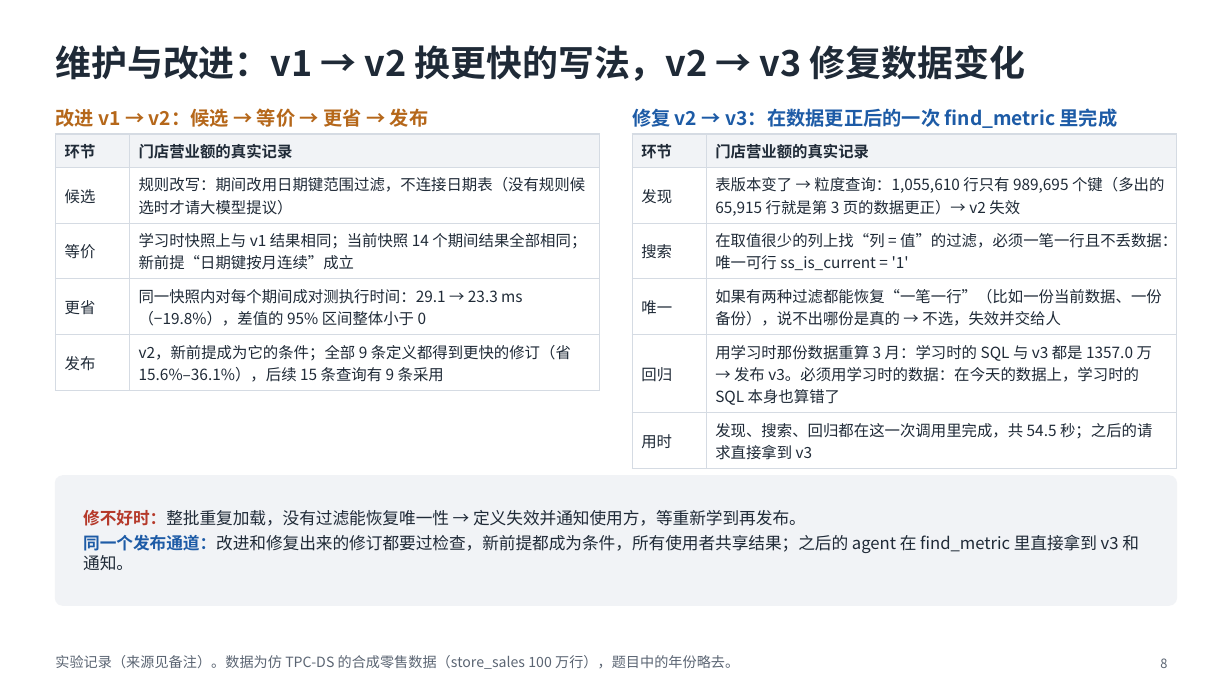
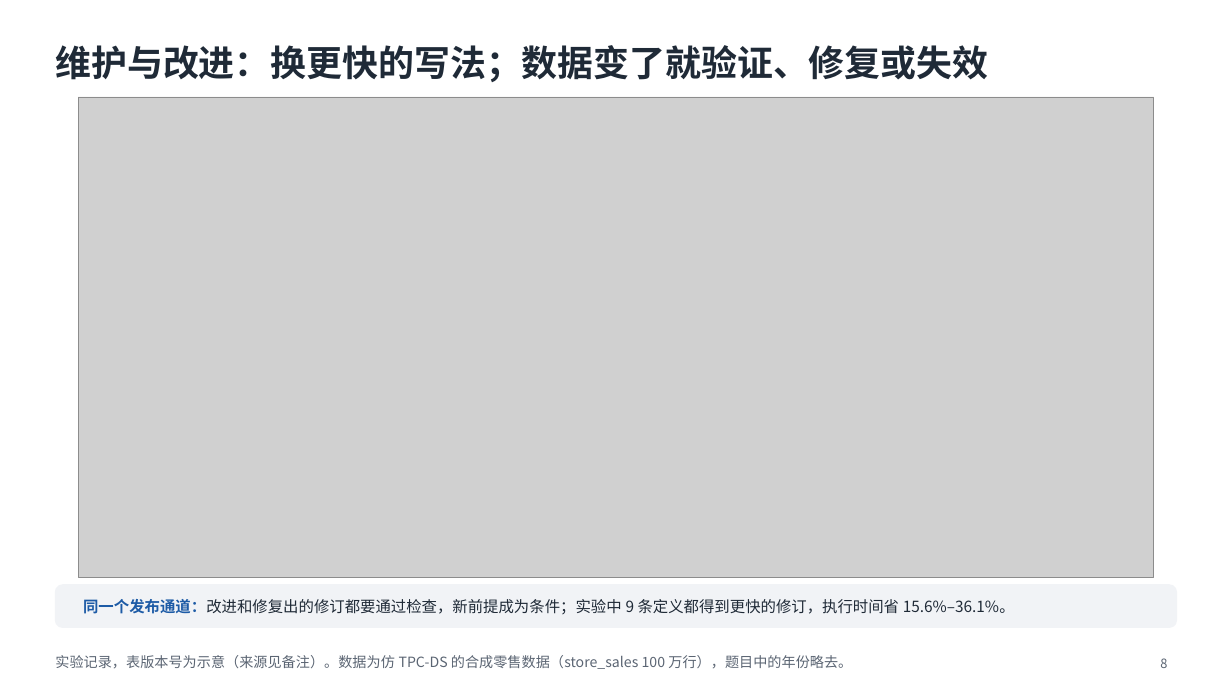
Before and after one commit to mmmttt000045/agent4db-adapter, a slide deck: slide 8 of docs/mavra-system.pptx. Drawn at 1232x693 pixels with LibreOffice and Linux fonts; fonts in the diff are those of the drawing; grey boxes stand for pictures. Boxes give left, top, right and bottom in pixels: in the first picture for what was removed or moved away, otherwise in the second. Text is boxed around its words. In the diff, an @@ line names an element or a change of style, - is before the commit and + after.

```diff
--- a/docs/mavra-system.pptx
+++ b/docs/mavra-system.pptx
@@ title at <box>55,45,988,82</box>: text changed @@
-维护与改进：v1 → v2 换更快的写法，v2 → v3 修复数据变化
+维护与改进：换更快的写法；数据变了就验证、修复或失效
@@ text removed at <box>55,108,428,127</box> @@
-改进 v1 → v2：候选 → 等价 → 更省 → 发布
@@ picture added at <box>79,97,1154,578</box> @@
@@ text removed at <box>632,108,1118,128</box> @@
-修复 v2 → v3：在数据更正后的一次 find_metric 里完成
@@ table removed at <box>55,134,600,386</box>, 5 rows, 2 columns @@
-环节 | 门店营业额的真实记录
-候选 | 规则改写：期间改用日期键范围过滤，不连接日期表（没有规则候选时才请大模型提议）
-等价 | 学习时快照上与 v1 结果相同；当前快照 14 个期间结果全部相同；新前提“日期键按月连续”成立
-更省 | 同一快照内对每个期间成对测执行时间：29.1 → 23.3 ms（−19.8%），差值的 95% 区间整体小于 0
-发布 | v2，新前提成为它的条件；全部 9 条定义都得到更快的修订（省 15.6%–36.1%），后续 15 条查询有 9 条采用
@@ table removed at <box>632,134,1177,464</box>, 6 rows, 2 columns @@
-环节 | 门店营业额的真实记录
-发现 | 表版本变了 → 粒度查询：1,055,610 行只有 989,695 个键（多出的 65,915 行就是第 3 页的数据更正）→ v2 失效
-搜索 | 在取值很少的列上找“列 = 值”的过滤，必须一笔一行且不丢数据：唯一可行 ss_is_current = '1'
-唯一 | 如果有两种过滤都能恢复“一笔一行”（比如一份当前数据、一份备份），说不出哪份是真的 → 不选，失效并交给人
-回归 | 用学习时那份数据重算 3 月：学习时的 SQL 与 v3 都是 1357.0 万 → 发布 v3。必须用学习时的数据：在今天的数据上，学习时的 SQL 本身也算错了
-用时 | 发现、搜索、回归都在这一次调用里完成，共 54.5 秒；之后的请求直接拿到 v3
@@ rounded rectangle: place and size @@
-rounded rectangle at <box>55,476,1177,605</box>
+rounded rectangle at <box>55,585,1177,628</box>
@@ rounded rectangle at <box>55,585,1177,628</box>: proportions changed @@
@@ text at <box>83,599,1015,615</box>: text changed; size 13 to 12 pt @@
-修不好时：整批重复加载，没有过滤能恢复唯一性 → 定义失效并通知使用方，等重新学到再发布。
-同一个发布通道：改进和修复出来的修订都要过检查，新前提都成为条件，所有使用者共享结果；之后的 agent 在 find_metric 里直接拿到 v3 和通知。
+同一个发布通道：改进和修复出的修订都要通过检查，新前提成为条件；实验中 9 条定义都得到更快的修订，执行时间省 15.6%–36.1%。
@@ text at <box>55,655,852,669</box>: text changed @@
-实验记录（来源见备注）。数据为仿 TPC-DS 的合成零售数据（store_sales 100 万行），题目中的年份略去。
+实验记录，表版本号为示意（来源见备注）。数据为仿 TPC-DS 的合成零售数据（store_sales 100 万行），题目中的年份略去。
```
Also in this commit, not shown: 2 other slides changed, 20 other files.
